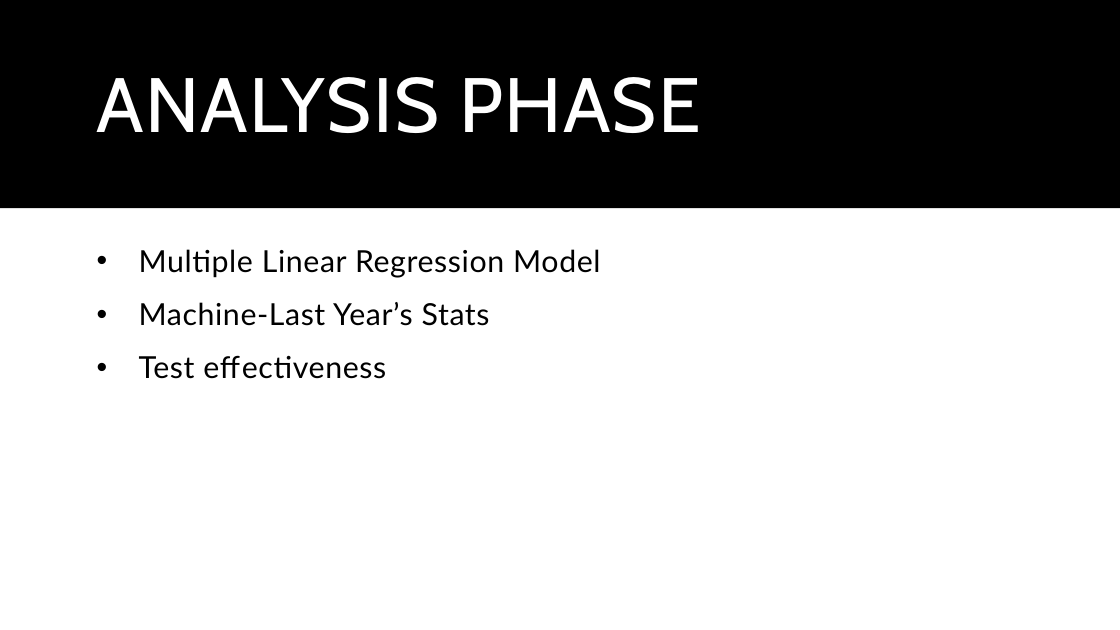
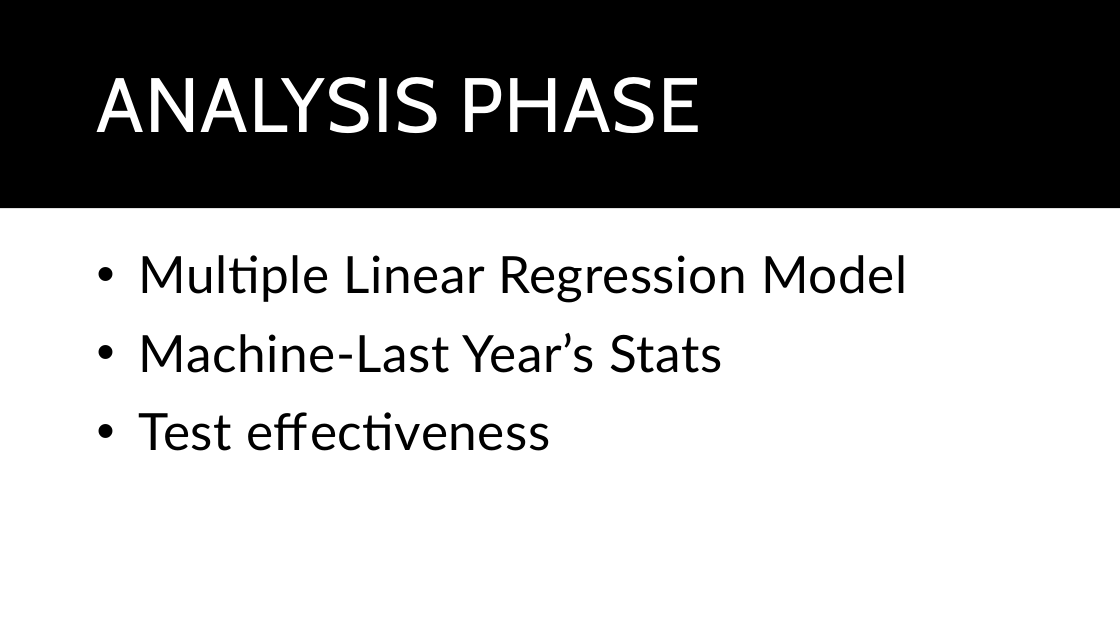
Before and after one commit to sbull32/team_cautious_waffle, a slide deck: slide 7 of Resources/Final.Presentation.pptx. Drawn at 1120x630 pixels with LibreOffice and Linux fonts; fonts in the diff are those of the drawing. Boxes give left, top, right and bottom in pixels: in the first picture for what was removed or moved away, otherwise in the second. Text is boxed around its words. In the diff, an @@ line names an element or a change of style, - is before the commit and + after.

```diff
--- a/Resources/Final.Presentation.pptx
+++ b/Resources/Final.Presentation.pptx
@@ text "Multiple Linear Regression Model" at (139,255,907,451): size 26 to 44 pt @@
```
Also in this commit, not shown: 2 other slides changed.
